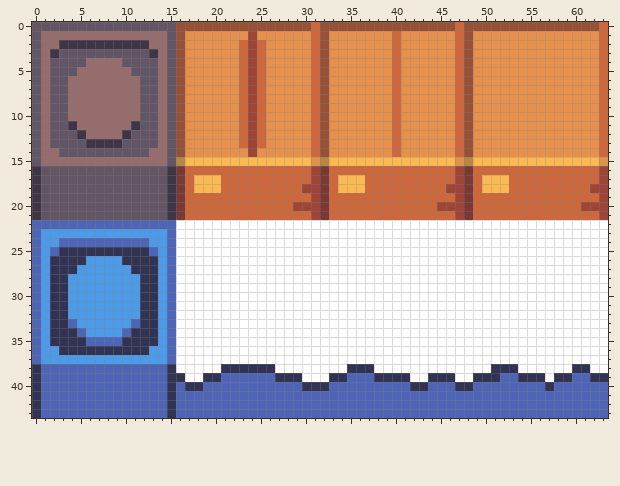
File history of a pixel-art file, assets/images/level/walls.aseprite. This is how it looked before the edit.
64x44 pixels, 1 frame.
And afterwards:
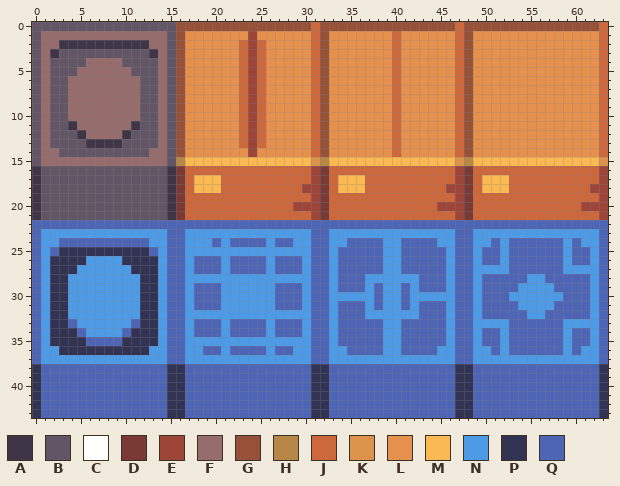
Palette (. is transparent): A #3e3546  B #625565  C #ffffff  D #793a36  E #9e4539  F #966c6c  G #985139  H #b78748  J #cd683d  K #dc934b  L #e6904e  M #fbb954  N #4d9be6  P #323353  Q #4d65b4
The edit:
Layer "Snow":
y 22: x 16..63 CCCCCCCCCCCCCCCCCCCCCCCCCCCCCCCCCCCCCCCCCCCCCCCC -> QQQQQQQQQQQQQQQQQQQQQQQQQQQQQQQQQQQQQQQQQQQQQQQQ
y 23: x 16..63 CCCCCCCCCCCCCCCCCCCCCCCCCCCCCCCCCCCCCCCCCCCCCCCC -> QNNNNNNNNNNNNNNQQNNNNNNNNNNNNNNQQNNNNNNNNNNNNNNQ
y 24: x 16..63 CCCCCCCCCCCCCCCCCCCCCCCCCCCCCCCCCCCCCCCCCCCCCCCC -> QNNNQNQQQQNQQNNQQNNQQQQNNQQQQNNQQNNQNQQQQQQNQNNQ
y 25: x 16..63 CCCCCCCCCCCCCCCCCCCCCCCCCCCCCCCCCCCCCCCCCCCCCCCC -> QNNNNNNNNNNNNNNQQNQQQQQNNQQQQQNQQNQQNQQQQQQNQQNQ
y 26: x 16..63 CCCCCCCCCCCCCCCCCCCCCCCCCCCCCCCCCCCCCCCCCCCCCCCC -> QNQQQNQQQQNQQQNQQNQQQQQNNQQQQQNQQNQQNQQQQQQNQQNQ
y 27: x 16..63 CCCCCCCCCCCCCCCCCCCCCCCCCCCCCCCCCCCCCCCCCCCCCCCC -> QNQQQNQQQQNQQQNQQNQQQQQNNQQQQQNQQNNNNQQQQQQNNNNQ
y 28: x 16..63 CCCCCCCCCCCCCCCCCCCCCCCCCCCCCCCCCCCCCCCCCCCCCCCC -> QNNNNNNNNNNNNNNQQNQQQNNNNNNQQQNQQNQQQQQNNQQQQQNQ
y 29: x 16..63 CCCCCCCCCCCCCCCCCCCCCCCCCCCCCCCCCCCCCCCCCCCCCCCC -> QNQQQNNNNNNQQQNQQNQQQNQNNQNQQQNQQNQQQQNNNNQQQQNQ
y 30: x 16..63 CCCCCCCCCCCCCCCCCCCCCCCCCCCCCCCCCCCCCCCCCCCCCCCC -> QNQQQNNNNNNQQQNQQNNNNNQNNQNNNNNQQNQQQNNNNNNQQQNQ
y 31: x 16..63 CCCCCCCCCCCCCCCCCCCCCCCCCCCCCCCCCCCCCCCCCCCCCCCC -> QNQQQNNNNNNQQQNQQNQQQNQNNQNQQQNQQNQQQQNNNNQQQQNQ
y 32: x 16..63 CCCCCCCCCCCCCCCCCCCCCCCCCCCCCCCCCCCCCCCCCCCCCCCC -> QNNNNNNNNNNNNNNQQNQQQNNNNNNQQQNQQNQQQQQNNQQQQQNQ
y 33: x 16..63 CCCCCCCCCCCCCCCCCCCCCCCCCCCCCCCCCCCCCCCCCCCCCCCC -> QNQQQNQQQQNQQQNQQNQQQQQNNQQQQQNQQNNNNQQQQQQNNNNQ
y 34: x 16..63 CCCCCCCCCCCCCCCCCCCCCCCCCCCCCCCCCCCCCCCCCCCCCCCC -> QNQQQNQQQQNQQQNQQNQQQQQNNQQQQQNQQNQQNQQQQQQNQQNQ
y 35: x 16..63 CCCCCCCCCCCCCCCCCCCCCCCCCCCCCCCCCCCCCCCCCCCCCCCC -> QNNNNNNNNNNNNNNQQNQQQQQNNQQQQQNQQNQQNQQQQQQNQQNQ
y 36: x 16..63 CCCCCCCCCCCCCCCCCCCCCCCCCCCCCCCCCCCCCCCCCCCCCCCC -> QNNQQNQQQQNQQNNQQNNQQQQNNQQQQNNQQNNQNQQQQQQNQNNQ
y 37: x 16..63 CCCCCCCCCCCCCCCCCCCCCCCCCCCCCCCCCCCCCCCCCCCCCCCC -> QNNNNNNNNNNNNNNQQNNNNNNNNNNNNNNQQNNNNNNNNNNNNNNQ
y 38: x 16..63 CCCCCPPPPPPCCCCCCCCPPPCCCCCCCCCCCCCPPPCCCCCCPPCC -> PQQQQQQQQQQQQQQPPQQQQQQQQQQQQQQPPQQQQQQQQQQQQQQP
y 39: x 17..20 CCPP -> QQQQ; x 27..34 PPPCCCPP -> QQQQPPQQ; x 38..51 PPPPCCPPPCCPPP -> QQQQQQQQQPPQQQ; x 54..59 PPPCPP -> QQQQQQ; x 62 P -> Q
y 40: x 16..18 QPP -> PQQ; x 30 P -> Q; x 42..43 PP -> QQ; x 57 P -> Q; x 63 Q -> P
y 41..43: x 16 Q -> P; x 31..32 QQ -> PP; x 47..48 QQ -> PP; x 63 Q -> P
Boxes around the changes in both pictures, in picture pixels (x1, y1, x2, y2):
changed: (176, 220, 608, 418)
